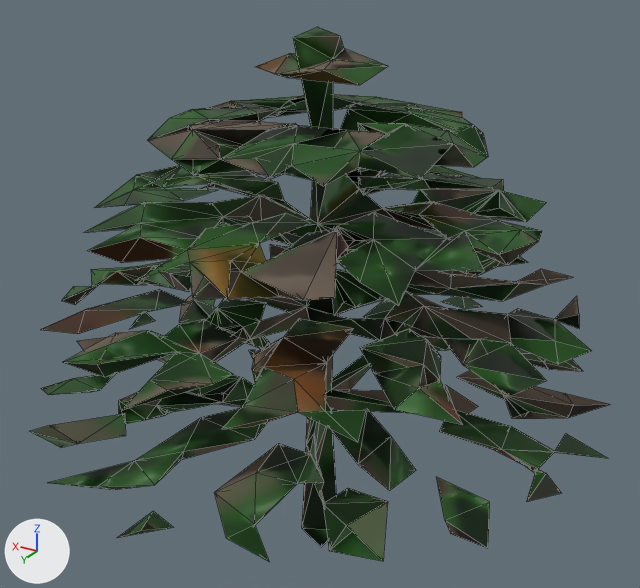
One commit to the glTF model priv/models/cay_bang.far.glb: the scene before it, then after it.
Before and after are seen from a 50 mm camera at (-6.66, 11.09, 10.21) aimed at (0.04, -0.09, 4.62). Arrows for +X, +Y and +Z are at lower left; the lights stay in place. The first picture is the older version. Mesh edges are drawn as thin lines. Vertices at exactly the same position are counted once.

Names of what the first picture shows: 'cay_bang'.
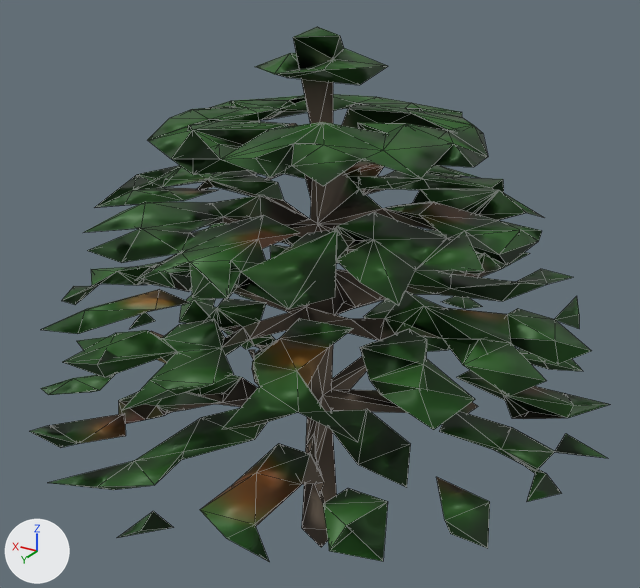
Edits to the scene script, one JSON object a line:
```json
{"block": "me_cay_bang", "where": "me_cay_bang.from_pydata(...)  # 833 vertices, 1988 faces; spans x -4.66..4.53, y -4.58..4.55, z -0.01..8.71"}
{"block": "me_cay_bang", "where": "# used by ob_cay_bang; location = (0.0, 0.0, 0.0)"}
{"block": "me_cay_bang", "change": "me_cay_bang part 1: 9 vertices moved from x -3.46..1.67, y -3.44..2.74, z 3.21..7.21 to x -3.17..1.5, y -3.49..2.65, z 3.13..7.15; 62 vertices removed from x -2.85..2.35, y -3.51..3.45, z 3.09..7.56; 61 vertices added at x -3.42..2.12, y -3.62..3.81, z 3.05..7.62"}
{"block": "me_cay_bang", "change": "me_cay_bang part 2: 1 vertex removed from x 1.27, y -0.24, z 3.24; 2 vertices added at x 1.28..1.52, y -0.55..-0.06, z 3.26..3.35"}
{"block": "me_cay_bang", "change": "me_cay_bang part 3: 1597 kept faces spanning x -4.66..4.53, y -4.58..4.55, z -0.01..8.71 get new texture (UV) coordinates"}
```

Where the change shows, as pixel boxes (x1, y1, x2, y2) in the pictures (640 x 588 px; the box of a moved part takes in the faces that stretch with it):
```json
{"part": 1, "of": "me_cay_bang", "change": "moved or reshaped", "before": [85, 111, 546, 538], "after": [85, 111, 545, 538]}
{"part": 2, "of": "me_cay_bang", "change": "moved or reshaped", "before": [245, 336, 270, 349], "after": [241, 335, 276, 349]}
{"part": 3, "of": "me_cay_bang", "change": "surface changed", "before": [32, 30, 609, 561], "after": [32, 30, 609, 561]}
```
